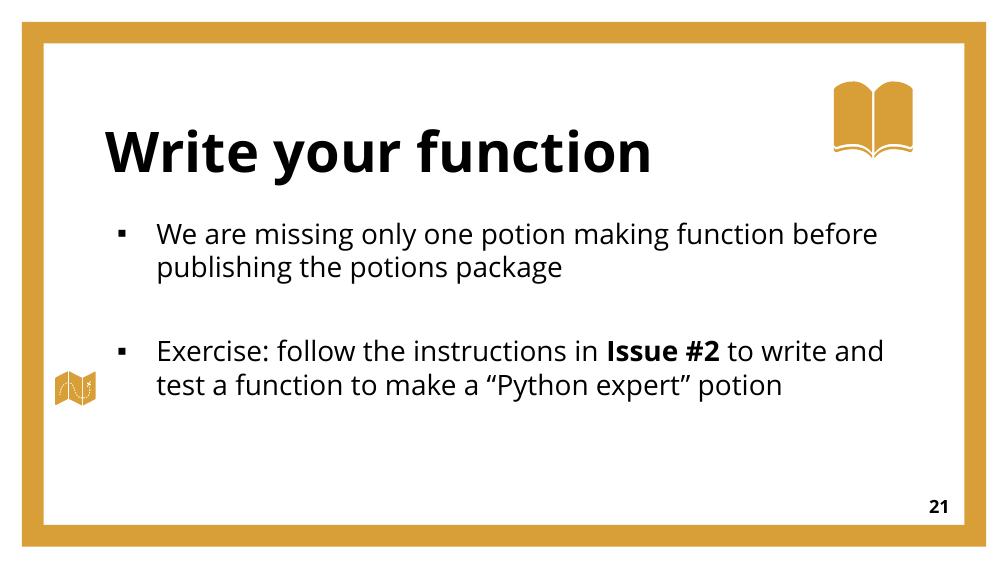
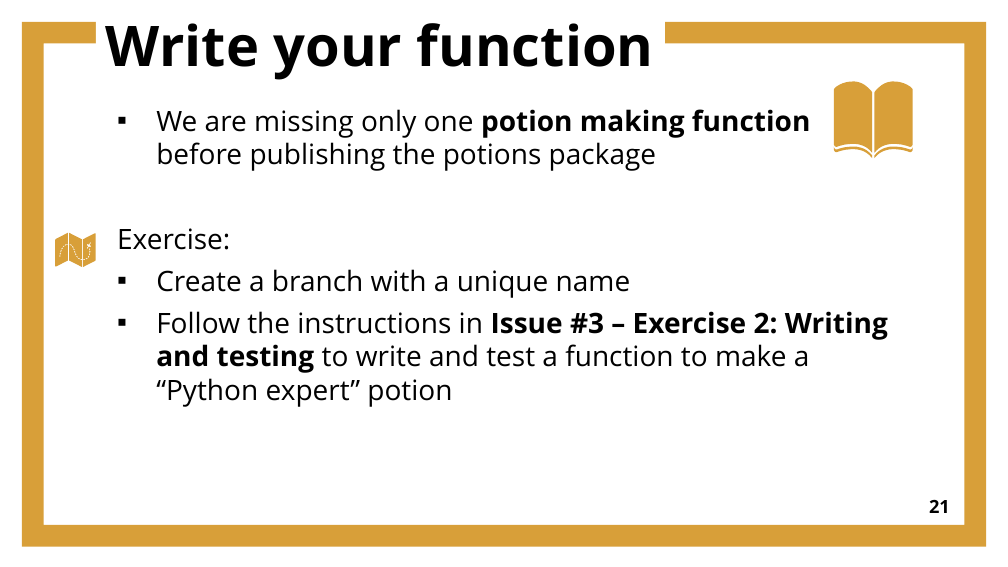
Before and after one commit to joejoeyjoseph/2019-camerino-ODD, a slide deck: slide 21 of materials/ODD_presentation.pptx. Drawn at 1008x567 pixels with LibreOffice and Linux fonts; fonts in the diff are those of the drawing. Boxes give left, top, right and bottom in pixels: in the first picture for what was removed or moved away, otherwise in the second. Text is boxed around its words. In the diff, an @@ line names an element or a change of style, - is before the commit and + after.

Commit message:
Updated presentation and exercises (tested versions)

```diff
--- a/materials/ODD_presentation.pptx
+++ b/materials/ODD_presentation.pptx
@@ title "Write your function": place and size @@
-title "Write your function" at (106,129,654,186)
+title "Write your function" at (106,23,654,80)
@@ title "Write your function" at (106,23,654,80): vertical alignment bottom to top @@
@@ text "We are missing only one ...": place and size @@
-text "We are missing only one ..." at (156,222,885,402)
+text "We are missing only one ..." at (117,109,888,407)
@@ text at (156,109,811,171): bold on in "potion making function" @@
@@ 3 freeform shapes: place and size @@
-3 freeform shapes at (55,371,96,405)
+3 freeform shapes at (55,233,96,267)
@@ text at (117,228,888,407): text changed @@
-▪ Exercise: follow the instructions in Issue #2 to write and test a function to make a “Python expert” potion
+Exercise:
+▪ Create a branch with a unique name
+▪ Follow the instructions in Issue #3 – Exercise 2: Writing and testing to write and test a function to make a “Python expert” potion
```
Also in this commit, not shown: 28 other slides changed, 2 slides added, 3 slides removed, 2 other files.
